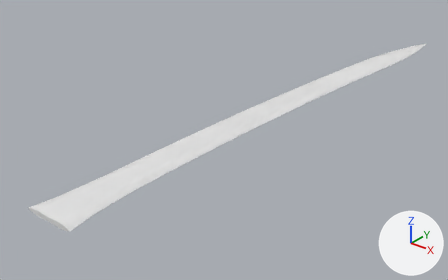
Two versions of the glTF model godot/assets/waffen/modelle/schwertklinge/t5_5.glb, one commit apart.
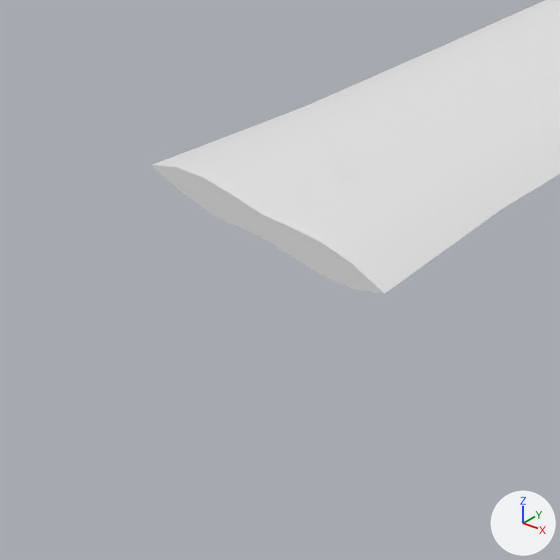
Each version appears first whole from a 50 mm lens placed at (0.461, -0.185, 0.339), pointed at (-0.033, 0.431, -0.043), and next in a close-up on the part from 0% to 23% of the width and 64% to 100% of the height. The axes (+X, +Y, +Z) are drawn at lower right. The lights are the same throughout. The older version's two pictures come first. Vertices at exactly the same position are counted once.

Objects in the first close-up: 'schwertklinge_t5_5'.
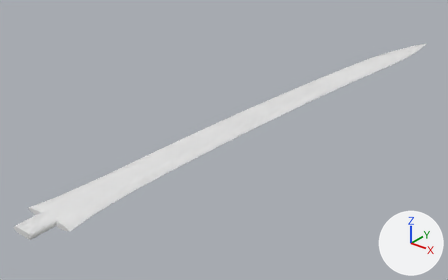
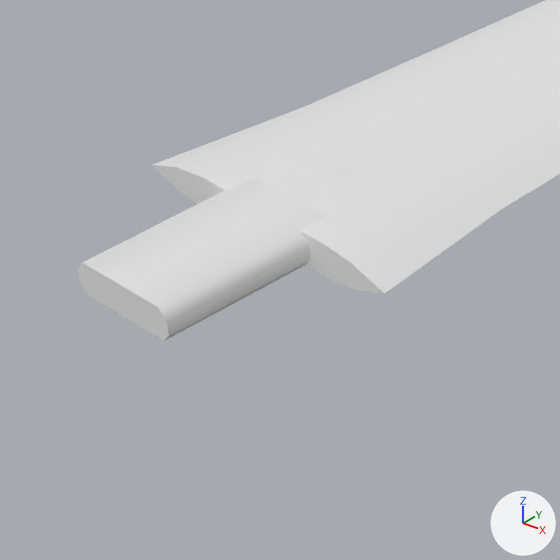
Location of each change, (x1, y1, x2, y2) in pixels of the close-ups (560 x 560 px):
'schwertklinge_t5_5', reshaped: before (152, 0, 560, 294); after (77, 0, 560, 341)
part 1 of me_schwertklinge_t5_5, added: after (77, 178, 326, 341)

Edits to the bpy script that builds the scene:
```text
Change me_schwertklinge_t5_5:
    used by ob_schwertklinge_t5_5; location = (0.0, 0.0, 0.0)
    remove me_schwertklinge_t5_5.from_pydata(...)  # 453 vertices, 862 faces; spans x -0.034..0.066, y 0.112..0.912, z -0.004..0.004
    add me_schwertklinge_t5_5.from_pydata(...)  # 469 vertices, 890 faces; spans x -0.034..0.066, y 0.082..0.912, z -0.004..0.004
    me_schwertklinge_t5_5 part 1: a new loose piece of 16 vertices spanning x -0.013..0.013, y 0.082..0.118, z -0.004..0.003, in mat_klinge (white #e7e7e7)
```
